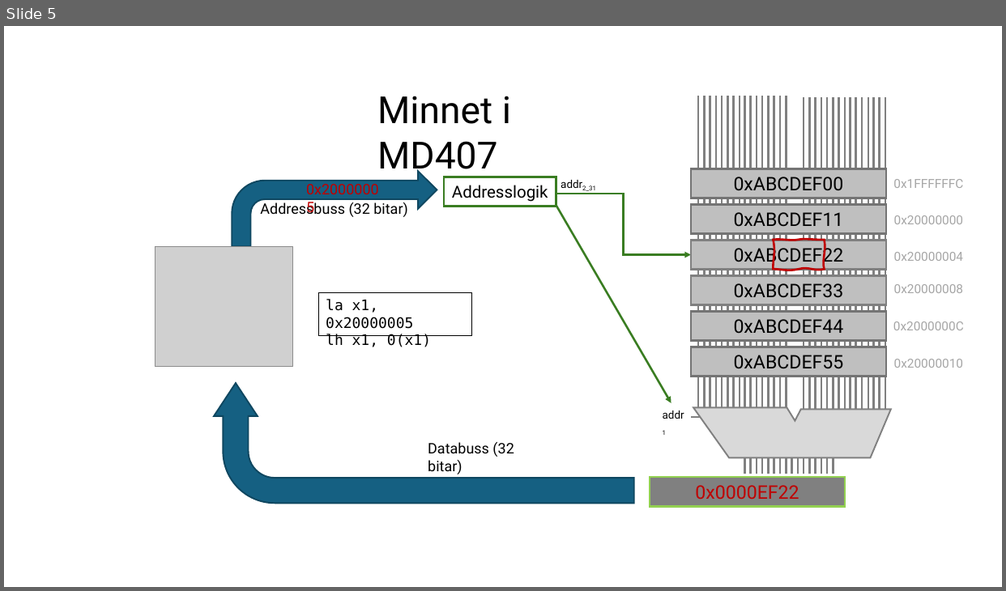
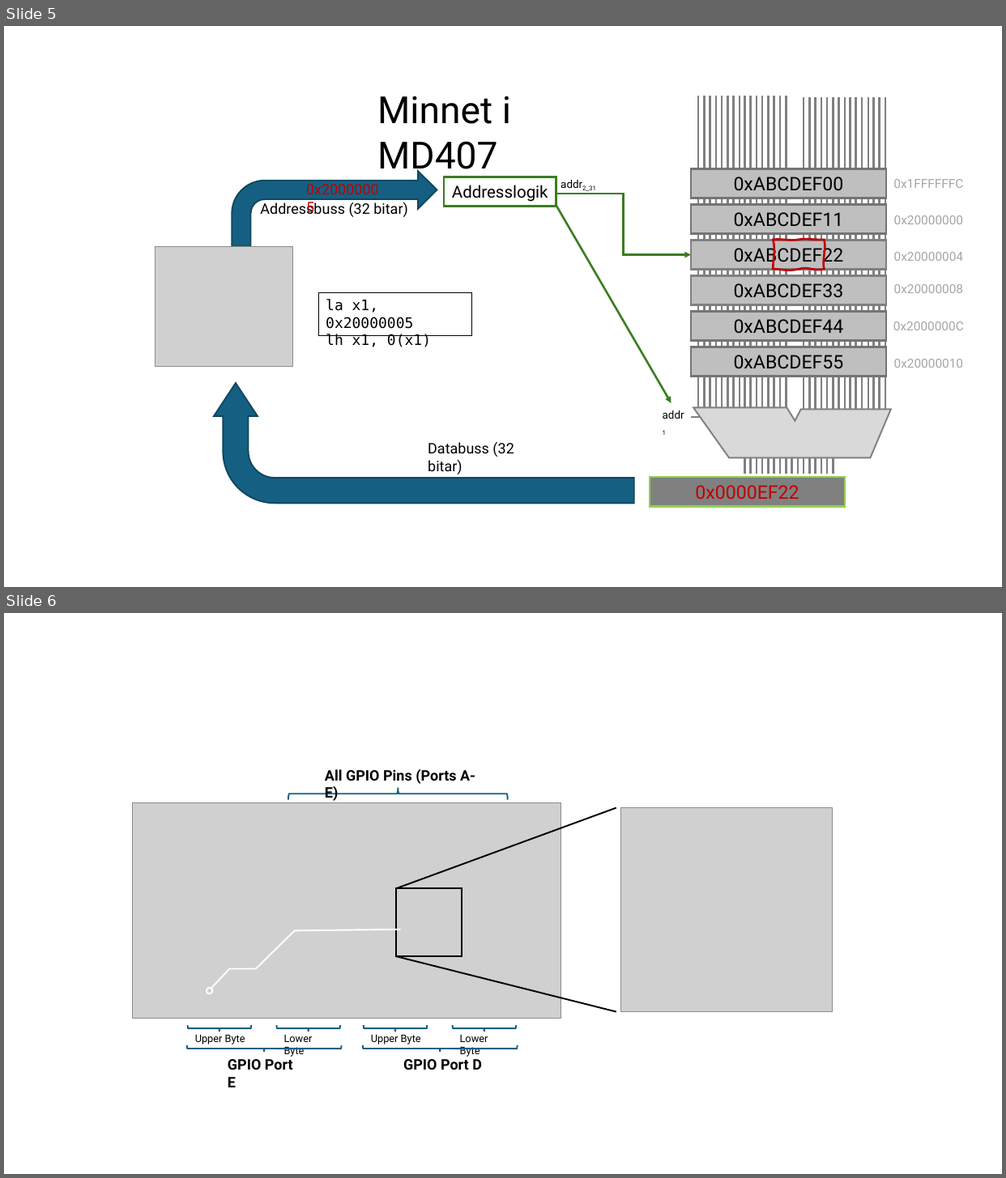
Before and after one commit to elias-at-chalmers/mop-lecture_notes-mirror, a slide deck: images/figures.pptx. Shown one above the other, each under a label of ours: slide 5 before the commit, slides 5 and 6 after it. The pictures are 1006x591 and 1006x1178 pixels, drawn with LibreOffice and Linux fonts; fonts in the diff are those of the drawing; grey boxes stand for pictures. Boxes give left, top, right and bottom in pixels: in the first picture for what was removed or moved away, otherwise in the second. Text is boxed around its words. In the diff, an @@ line names an element or a change of style, - is before the commit and + after.

```diff
--- a/images/figures.pptx
+++ b/images/figures.pptx
@@ slide 6 added at (4, 613, 1002, 1174), background #FFFFFF @@
@@ text added at (325, 769, 475, 801), 14 pt, text #000000, bold @@
+All GPIO Pins (Ports A-E)
@@ picture added at (132, 803, 561, 1019) @@
@@ right brace added at (288, 788, 508, 800), outline #156082 1.5 pt @@
@@ line added from (396, 888) to (616, 807), #000000 1.5 pt @@
@@ picture added at (621, 807, 833, 1012) @@
@@ rectangle added at (396, 888, 462, 956), outline #000000 1.5 pt @@
@@ freeform shape added at (211, 930, 400, 989), outline #FFFFFF 1.5 pt @@
@@ line added from (396, 956) to (616, 1012), #000000 1.5 pt @@
@@ ellipse added at (206, 988, 212, 994), outline #FFFFFF 1.5 pt @@
@@ right brace added at (187, 1025, 251, 1033), outline #156082 1.5 pt @@
@@ right brace added at (276, 1025, 340, 1033), outline #156082 1.5 pt @@
@@ right brace added at (364, 1025, 427, 1033), outline #156082 1.5 pt @@
@@ right brace added at (453, 1025, 516, 1033), outline #156082 1.5 pt @@
@@ right brace added at (187, 1046, 341, 1052), outline #156082 1.5 pt @@
@@ text added at (195, 1035, 245, 1045), 10 pt, text #000000 @@
+Upper Byte
@@ text added at (284, 1035, 313, 1057), 10 pt, text #000000 @@
+Lower Byte
@@ right brace added at (363, 1046, 518, 1052), outline #156082 1.5 pt @@
@@ text added at (371, 1035, 421, 1045), 10 pt, text #000000 @@
+Upper Byte
@@ text added at (460, 1035, 488, 1057), 10 pt, text #000000 @@
+Lower Byte
@@ text added at (228, 1059, 293, 1088), 14 pt, text #000000, bold @@
+GPIO Port E
@@ text added at (403, 1059, 482, 1070), 14 pt, text #000000, bold @@
+GPIO Port D
```
Also in this commit, not shown: 1 other slide added, 4 other files.
